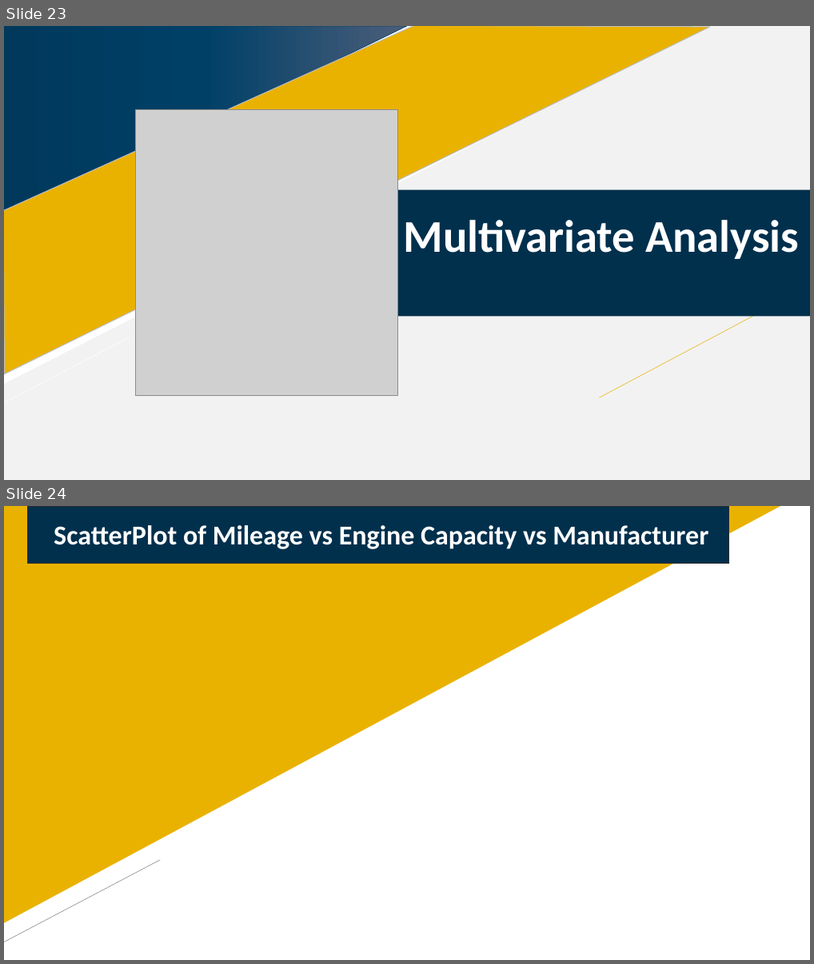
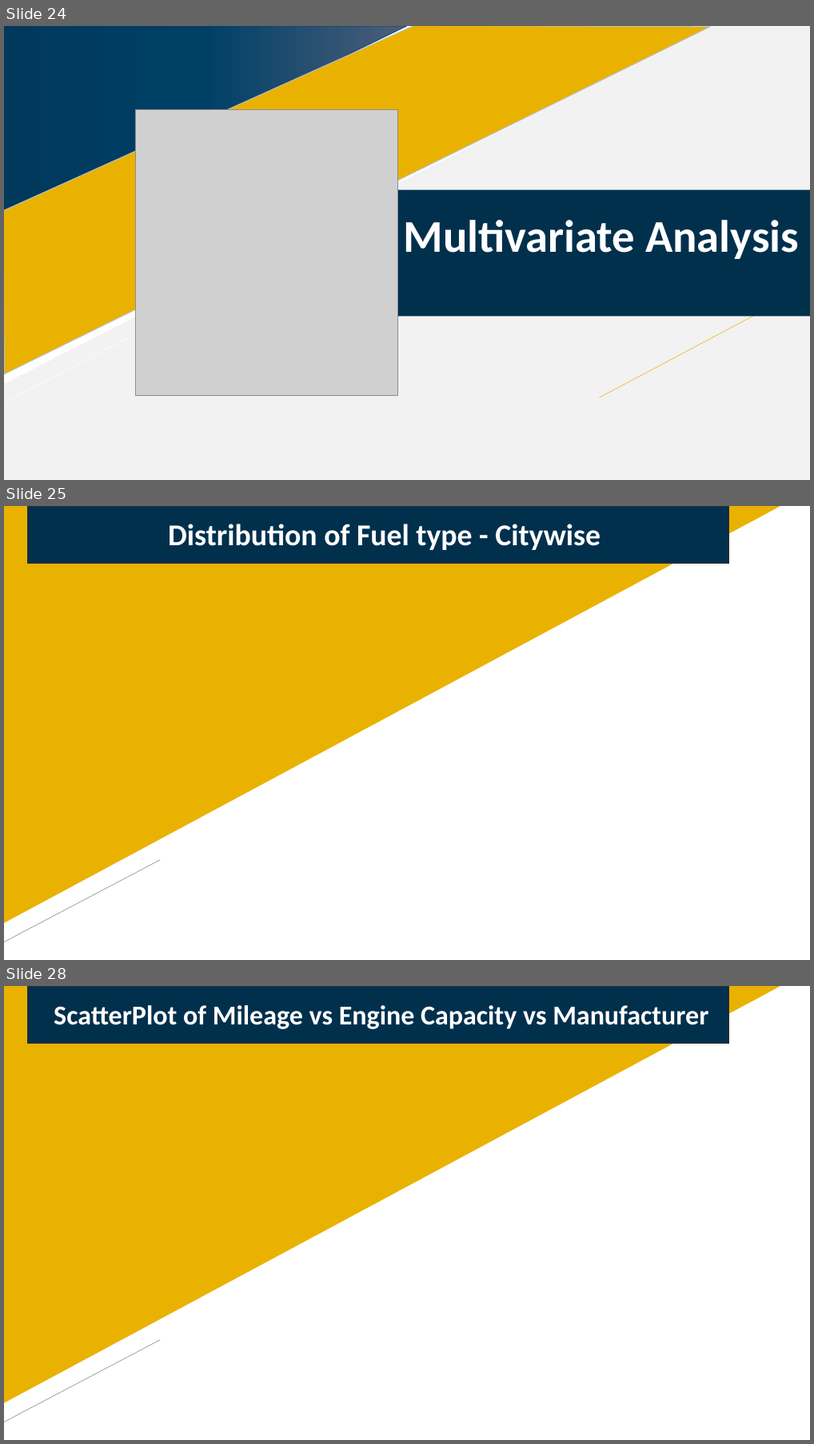
Before and after one commit to Defcon27/Data-Analysis-of-Indian-Automobile-dataset-using-Machine-Learning-in-R, a slide deck: Analysis on Automobile Dataset.pptx. Shown one above the other, each under a label of ours: slides 23 and 24 before the commit, slides 24, 25 and 28 after it; the slides between them are not shown. The pictures are 814x964 and 814x1444 pixels, drawn with LibreOffice and Linux fonts; fonts in the diff are those of the drawing; grey boxes stand for pictures; background and template pictures are left out. Boxes give left, top, right and bottom in pixels: in the first picture for what was removed or moved away, otherwise in the second. Text is boxed around its words. In the diff, an @@ line names an element or a change of style, - is before the commit and + after.

```diff
--- a/Analysis on Automobile Dataset.pptx
+++ b/Analysis on Automobile Dataset.pptx
@@ slide 25 added at box(4, 506, 810, 960), background picture (left out); not listed: 2 template elements that a slide beside it also shows @@
@@ title added at box(27, 506, 729, 563), fill #01304D, outline #2F2F2F 1 pt, 36 pt, text #FFFFFF, bold @@
+Distribution of Fuel type - Citywise
@@ what was slide 23 is now slide 24 @@
@@ what was slide 24 is now slide 28 @@
```
Also in this commit, not shown: 1 slide changed, 13 other slides added.
